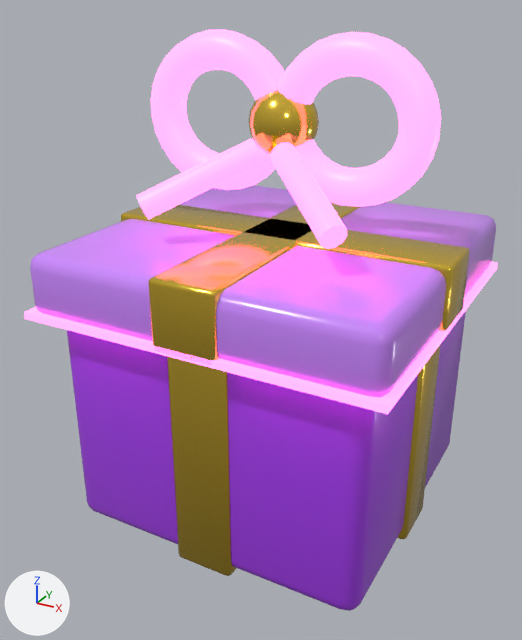
Before and after pictures for a commit that changed the FBX model 60 Games/Ultimate Frisbee/Models/CrateEffect.fbx.
The view is the same before and after, from a 50 mm lens placed at (2.3, -4.5, 3.75), pointed at (-0.08, -0.16, 1.58). The axes (+X, +Y, +Z) are drawn at lower left. The lights are the same throughout. The first picture is the older version. Vertices at exactly the same position are counted once.

The first picture shows 'CrateEffect_G_Purple', 'CrateEffect_Lid_G_Lilac', 'CrateEffect_Lid_G_Pink', 'CrateEffect_Lid_P_Gold', 'CrateEffect_P_Gold'.
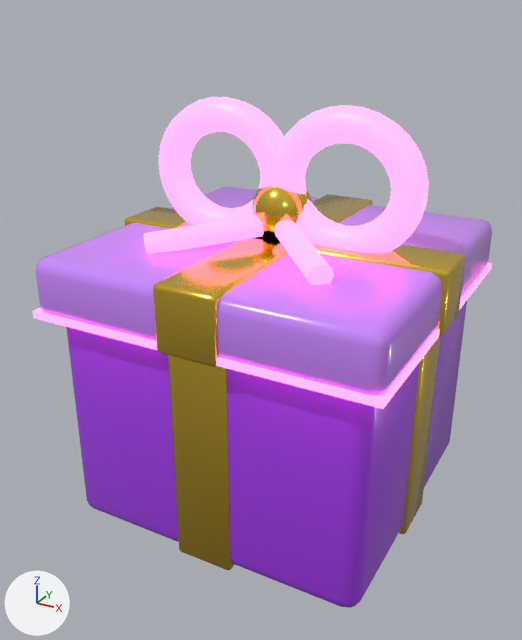
What the commit changed:
me_gift_lid_ribbona is used by ob_crateeffect_lid_p_gold; location (0.0, 0.0, 0.0).
me_gift_lid_ribbona had 338 vertices, 356 faces and spanned x -1.3..1.3, y -1.3..1.3, z 1.75..3.24.
me_gift_lid_ribbona now has 338 vertices, 356 faces and spans x -1.28..1.28, y -1.28..1.28, z 1.75..2.62.
me_gift_lid_ribbona part 1: the loose piece of 96 vertices spanning x -0.24..0.24, y -1.3..1.3, z 1.75..2.25 is scaled about its middle by (0.932, 0.984, 0.915), then moved by (0.0, 0.0, -0.02).
me_gift_lid_ribbona part 2: the loose piece of 96 vertices spanning x -1.3..1.3, y -0.24..0.24, z 1.75..2.25 is scaled about its middle by (0.984, 0.932, 0.915), then moved by (0.0, 0.0, -0.02).
me_gift_lid_ribbona part 3: a new loose piece, a UV sphere (16 segments, 10 rings, poles along z) spanning x -0.22..0.22, y -0.22..0.22, z 2.18..2.62, in mat_p_gold (yellow #ffd750).
me_gift_lid_ribbona part 4: the loose piece of 146 vertices spanning x -0.24..0.24, y -0.24..0.24, z 2.76..3.24 is deleted.
me_gift_lid_glow is used by ob_crateeffect_lid_g_pink; location (0.0, 0.0, 0.0).
me_gift_lid_glow had 924 vertices, 934 faces and spanned x -1.3..1.3, y -1.3..1.3, z 1.76..3.58.
me_gift_lid_glow now has 968 vertices, 982 faces and spans x -1.26..1.26, y -1.26..1.26, z 1.76..3.14.
me_gift_lid_glow part 5: a new loose piece, a box spanning x -1.26..1.26, y -1.26..1.26, z 1.765..1.815, in mat_g_pink (pink #ff6cd3, glowing pink #ff6cd3).
me_gift_lid_glow part 6: the loose piece of 348 vertices spanning x -0.08..1.08, y -0.13..0.13, z 2.48..3.58 is scaled about its middle by (0.975, 0.923, 0.951), then moved by (-0.02, 0.0, -0.41).
me_gift_lid_glow part 7: a new loose piece of 132 vertices spanning x -0.71..-0.04, y -0.8..-0.1, z 2.16..2.38, in mat_g_pink (pink #ff6cd3, glowing pink #ff6cd3).
me_gift_lid_glow part 8: a new loose piece of 132 vertices spanning x 0.04..0.71, y -0.8..-0.1, z 2.16..2.38, in mat_g_pink (pink #ff6cd3, glowing pink #ff6cd3).
me_gift_lid_glow part 9: the loose piece of 110 vertices spanning x 0.04..0.76, y -0.77..-0.13, z 2.4..2.91 is deleted.
me_gift_lid_glow part 10: the loose piece of 110 vertices spanning x -0.76..-0.04, y -0.77..-0.13, z 2.4..2.91 is deleted.
me_gift_lid_glow part 11: the loose piece of 8 vertices spanning x -1.3..1.3, y -1.3..1.3, z 1.76..1.81 is deleted.
me_gift_lid_glow part 12: 346 vertices removed from x -1.08..0.08, y -0.13..0.13, z 2.48..3.58; 346 vertices added at x -1.04..0.08, y -0.12..0.12, z 2.1..3.14.
me_gift_lid_top is used by ob_crateeffect_lid_g_lilac; location (0.0, 0.0, 0.0).
me_gift_lid_top had 96 vertices, 98 faces and spanned x -1.27..1.27, y -1.27..1.27, z 1.77..2.22.
me_gift_lid_top now has 96 vertices, 98 faces and spans x -1.25..1.25, y -1.25..1.25, z 1.77..2.19.
me_gift_lid_top part 14: the whole mesh is scaled about its middle by (0.984, 0.984, 0.942), then moved by (0.0, 0.0, -0.02).
me_gift_ribbona is used by ob_crateeffect_p_gold; location (0.0, 0.0, 0.0).
me_gift_ribbona had 192 vertices, 196 faces and spanned x -1.18..1.18, y -1.18..1.18, z 0.05..1.85.
me_gift_ribbona now has 192 vertices, 196 faces and spans x -1.17..1.17, y -1.17..1.17, z 0.1..1.76.
me_gift_ribbona part 13: the whole mesh is scaled about its middle by (0.996, 0.996, 0.926), then moved by (0.0, 0.0, -0.02).

Boxes [x1, y1, x2, y2] around the edits, measured in the pictures (522 x 640 px; the box of a moved part takes in the faces that stretch with it):
'CrateEffect_Lid_G_Pink', reshaped (19% shorter)
    before: [24, 29, 498, 414]
    after: [33, 97, 492, 409]
'CrateEffect_Lid_G_Lilac', rescaled
    before: [30, 185, 496, 397]
    after: [36, 186, 492, 395]
'CrateEffect_Lid_P_Gold', reshaped (35% shorter)
    before: [121, 89, 470, 369]
    after: [125, 185, 465, 367]
'CrateEffect_P_Gold', rescaled
    before: [167, 344, 441, 576]
    after: [168, 337, 440, 570]
part 1 of me_gift_lid_ribbona, moved or reshaped
    before: [148, 202, 360, 369]
    after: [153, 194, 373, 367]
part 2 of me_gift_lid_ribbona, moved or reshaped
    before: [121, 205, 470, 333]
    after: [125, 207, 465, 337]
part 3 of me_gift_lid_ribbona, added
    after: [252, 185, 312, 238]
part 4 of me_gift_lid_ribbona, deleted
    before: [248, 89, 319, 155]
part 5 of me_gift_lid_glow, added
    after: [33, 263, 492, 409]
part 6 of me_gift_lid_glow, moved or reshaped
    before: [278, 32, 441, 207]
    after: [276, 105, 429, 253]
part 7 of me_gift_lid_glow, added (pink)
    after: [144, 215, 264, 254]
part 8 of me_gift_lid_glow, added (pink)
    after: [274, 220, 334, 285]
part 9 of me_gift_lid_glow, deleted (pink)
    before: [270, 142, 347, 249]
part 10 of me_gift_lid_glow, deleted (pink)
    before: [136, 139, 262, 219]
part 11 of me_gift_lid_glow, deleted
    before: [24, 262, 498, 414]
part 12 of me_gift_lid_glow, moved or reshaped
    before: [151, 29, 284, 190]
    after: [159, 97, 284, 225]
